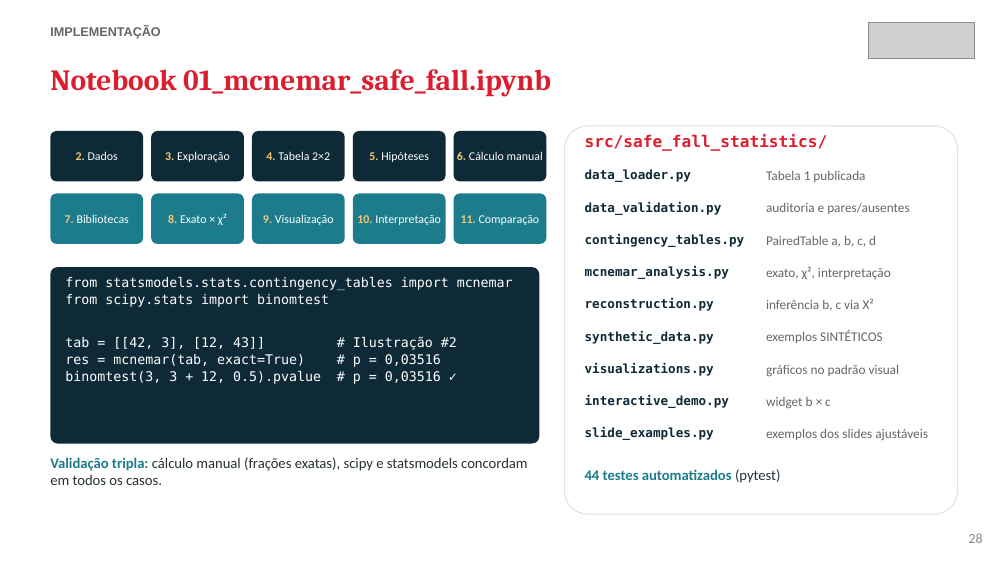
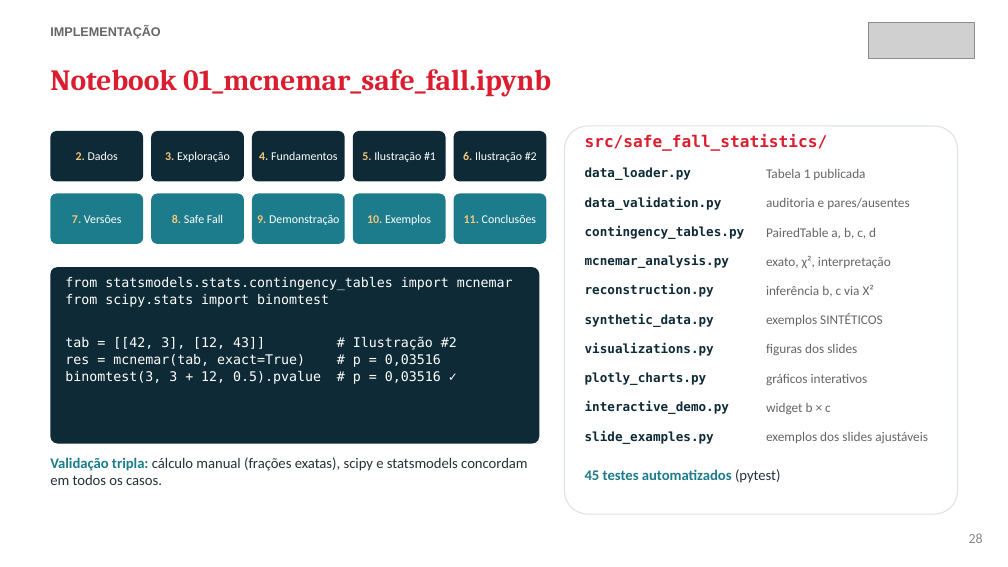
Before and after one commit to RodrigoSantosB/mcnemar-safe-fall, a slide deck: slide 28 of slides/apresentacao_mcnemar_safe_fall.pptx. Drawn at 1008x567 pixels with LibreOffice and Linux fonts; fonts in the diff are those of the drawing; grey boxes stand for pictures. Boxes give left, top, right and bottom in pixels: in the first picture for what was removed or moved away, otherwise in the second. Text is boxed around its words. In the diff, an @@ line names an element or a change of style, - is before the commit and + after.

```diff
--- a/slides/apresentacao_mcnemar_safe_fall.pptx
+++ b/slides/apresentacao_mcnemar_safe_fall.pptx
@@ text at <box>259,152,337,160</box>: text changed @@
-4. Tabela 2×2
+4. Fundamentos
@@ text at <box>362,151,436,162</box>: text changed @@
-5. Hipóteses
+5. Ilustração #1
@@ text at <box>463,151,537,162</box>: text changed @@
-6. Cálculo manual
+6. Ilustração #2
@@ text "data_validation.py": place and size @@
-text "data_validation.py" at <box>585,201,722,215</box>
+text "data_validation.py" at <box>585,196,722,210</box>
@@ text "auditoria e pares/ausentes": place and size @@
-text "auditoria e pares/ausentes" at <box>766,203,909,214</box>
+text "auditoria e pares/ausentes" at <box>766,198,909,209</box>
@@ text at <box>72,215,122,223</box>: text changed @@
-7. Bibliotecas
+7. Versões
@@ text at <box>172,214,223,223</box>: text changed @@
-8. Exato × χ²
+8. Safe Fall
@@ text at <box>257,215,339,225</box>: text changed @@
-9. Visualização
+9. Demonstração
@@ text at <box>367,214,431,225</box>: text changed @@
-10. Interpretação
+10. Exemplos
@@ text at <box>464,215,536,223</box>: text changed @@
-11. Comparação
+11. Conclusões
@@ 4 texts: place and size @@
-4 texts at <box>585,234,891,279</box>
+4 texts at <box>585,226,891,268</box>
@@ text "reconstruction.py": place and size @@
-text "reconstruction.py" at <box>585,298,714,311</box>
+text "reconstruction.py" at <box>585,284,714,297</box>
@@ text "inferência b, c via X²": place and size @@
-text "inferência b, c via X²" at <box>766,299,874,311</box>
+text "inferência b, c via X²" at <box>766,285,874,297</box>
@@ 3 texts: place and size @@
-3 texts at <box>585,330,883,376</box>
+3 texts at <box>585,313,883,356</box>
@@ text at <box>766,344,857,355</box>: text changed @@
-gráficos no padrão visual
+figuras dos slides
@@ text added at <box>585,372,707,385</box>, 9 pt, text #0E2A36, bold @@
+plotly_charts.py
@@ text added at <box>766,374,868,385</box>, 9.5 pt, text #666666 @@
+gráficos interativos
@@ 3 texts: place and size @@
-3 texts at <box>585,395,831,440</box>
+3 texts at <box>585,401,831,444</box>
@@ text at <box>585,469,781,483</box>: text changed @@
-44 testes automatizados (pytest)
+45 testes automatizados (pytest)
```
Also in this commit, not shown: 1 other slide changed, 8 other files.
